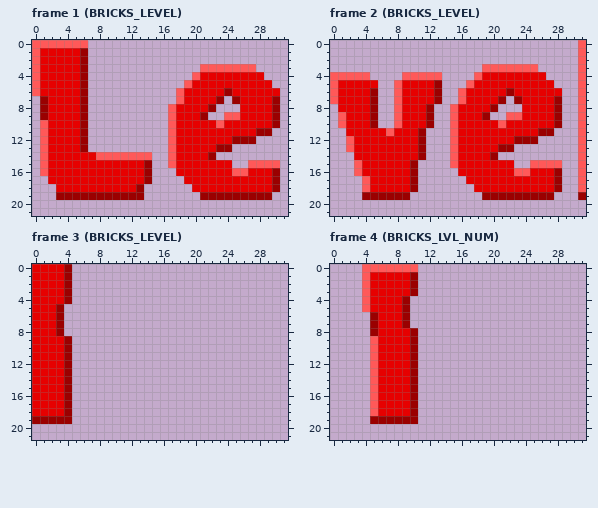
Pixel-art file, stored at resources/gfx/bricks_level.aseprite. The picture above is the old version.
32x32 pixels, 12 frames. Shown: frame 1 (BRICKS_LEVEL): x 0..31, y 0..21; frame 2 (BRICKS_LEVEL): x 0..31, y 0..21; frame 3 (BRICKS_LEVEL): x 0..31, y 0..21; frame 4 (BRICKS_LVL_NUM): x 0..31, y 0..21. The commit also changed other frames, which this record leaves out.
The same view after the edit:
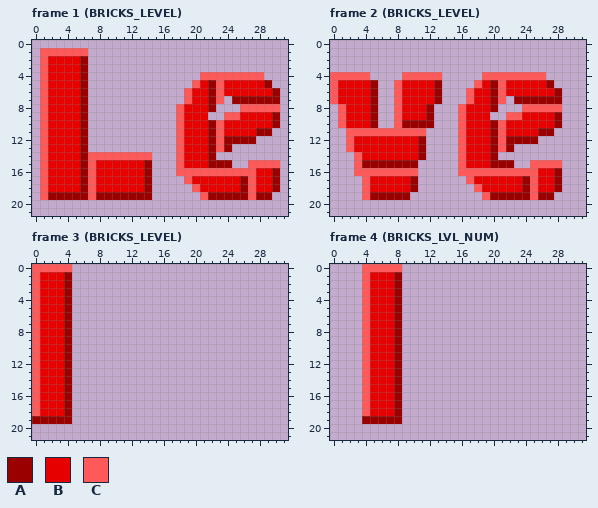
Palette (. is transparent): A #9a0000  B #e60000  C #ff5959
Diff:
--- frame 1 (BRICKS_LEVEL)
@@ x 0..31 @@
- 0 CCCCCCC.........................
- 1 CBBBBBA.........................
- 2 CBBBBBA.........................
- 3 CBBBBBA..............CCCCCCC....
- 4 CBBBBBA.............CBBBBBBBB...
- 5 CBBBBBA............CBBBBBBBBBB..
- 6 CBBBBBA...........CBBBBBABBBBBB.
- 7 .ABBBBA...........CBBBBA.ABBBBA.
- 8 .ABBBBA..........CBBBBA...BBBBA.
- 9 .ABBBBA..........CBBBA..CCBBBBA.
-10 .CBBBBA..........CBBBBBCBBBBBBA.
-11 .CBBBBA..........CBBBBBBBBBBAA..
-12 .CBBBBA..........CBBBBBBBAAA....
-13 .CBBBBA..........CBBBBBAA.......
-14 .CBBBBBBCCCCCCC..CBBBBA.........
-15 .CBBBBBBBBBBBBA..CBBBBBBB..CCCC.
-16 .CBBBBBBBBBBBBA...BBBBBBBCCBBBA.
-17 ..BBBBBBBBBBBBA....BBBBBBBBBBBA.
-18 ...BBBBBBBBBBA......BBBBBBBBBBA.
-19 ...AAAAAAAAAAA.......AAAAAAAAA..
+ 0 ................................
+ 1 .CCCCCC.........................
+ 2 .CBBBBA.........................
+ 3 .CBBBBA.........................
+ 4 .CBBBBA..............CCCCCCCC...
+ 5 .CBBBBA.............CBACBBBBBA..
+ 6 .CBBBBA............CBBACBBBBBBA.
+ 7 .CBBBBA............CBBAC.AAAAAA.
+ 8 .CBBBBA...........CBBBA...CCCCC.
+ 9 .CBBBBA...........CBBB..CCBBBBA.
+10 .CBBBBA...........CBBBACBBBBBBA.
+11 .CBBBBA...........CBBBACBBBBAA..
+12 .CBBBBA...........CBBBACAAAA....
+13 .CBBBBA...........CBBBACA.......
+14 .CBBBBACCCCCCCC...CBBBA.........
+15 .CBBBBACBBBBBBA...CBBBAAA..CCCC.
+16 .CBBBBACBBBBBBA...CCCCCCCCCCBBA.
+17 .CBBBBACBBBBBBA....CBBBBBBACBBA.
+18 .CBBBBACBBBBBBA.....CBBBBBACBBA.
+19 .CAAAAACAAAAAAA......CAAAAACAA..
 20 ................................
--- frame 2 (BRICKS_LEVEL)
@@ x 0..31 @@
- 0 ...............................C
- 1 ...............................C
- 2 ...............................C
- 3 ...................CCCCCCC.....C
- 4 CCCCC....CCCCC....CBBBBBBBB....C
- 5 CBBBBB..CBBBBA...CBBBBBBBBBB...C
- 6 CBBBBA..CBBBBA..CBBBBBABBBBBB..C
- 7 CBBBBA..CBBBBA..CBBBBA.ABBBBA..C
- 8 .BBBBA..CBBBA..CBBBBA...BBBBA..C
- 9 .CBBBA..CBBBA..CBBBA..CCBBBBA..C
-10 .CBBBA..CBBBA..CBBBBBCBBBBBBA..C
-11 ..BBBBBCBBBA...CBBBBBBBBBBAA...C
-12 ..CBBBBBBBBA...CBBBBBBBAAA.....C
-13 ..CBBBBBBBBA...CBBBBBAA........C
-14 ...BBBBBBBBA...CBBBBA..........C
-15 ...CBBBBBBA....CBBBBBBB..CCCC..C
-16 ...CBBBBBBA.....BBBBBBBCCBBBA..C
-17 ....CBBBBBA......BBBBBBBBBBBA..C
-18 ....CBBBBBA.......BBBBBBBBBBA..C
-19 ....AAAAAA.........AAAAAAAAA...A
+ 0 ................................
+ 1 ................................
+ 2 ................................
+ 3 ................................
+ 4 CCCCC....CCCCC.....CCCCCCCC.....
+ 5 CBBBBA..CBBBBA....CBACBBBBBA....
+ 6 CBBBBA..CBBBBA...CBBACBBBBBBA...
+ 7 CBBBBA..CBBBBA...CBBAC.AAAAAA...
+ 8 .CBBBA..CBBBA...CBBBA...CCCCC...
+ 9 .CBBBA..CBBBA...CBBB..CCBBBBA...
+10 .CBBBA..CAAAA...CBBBACBBBBBBA...
+11 ..CCCCCCCCCC....CBBBACBBBBAA....
+12 ..CBBBBBBBBA....CBBBACAAAA......
+13 ..CBBBBBBBBA....CBBBACA.........
+14 ...CBBBBBBBA....CBBBA...........
+15 ...CAAAAAAA.....CBBBAAA..CCCC...
+16 ...CCCCCCCC.....CCCCCCCCCCBBA...
+17 ....CBBBBBA......CBBBBBBACBBA...
+18 ....CBBBBBA.......CBBBBBACBBA...
+19 ....CAAAAA.........CAAAAACAA....
 20 ................................
--- frame 3 (BRICKS_LEVEL)
@@ x 0..6 @@
- 0 BBBBA..
- 1 BBBBA..
- 2 BBBBA..
- 3 BBBBA..
- 4 BBBBA..
- 5 BBBA...
- 6 BBBA...
- 7 BBBA...
- 8 BBBA...
- 9 BBBBA..
-10 BBBBA..
-11 BBBBA..
-12 BBBBA..
-13 BBBBA..
-14 BBBBA..
-15 BBBBA..
-16 BBBBA..
-17 BBBBA..
-18 BBBBA..
+ 0 CCCCC..
+ 1 CBBBA..
+ 2 CBBBA..
+ 3 CBBBA..
+ 4 CBBBA..
+ 5 CBBBA..
+ 6 CBBBA..
+ 7 CBBBA..
+ 8 CBBBA..
+ 9 CBBBA..
+10 CBBBA..
+11 CBBBA..
+12 CBBBA..
+13 CBBBA..
+14 CBBBA..
+15 CBBBA..
+16 CBBBA..
+17 CBBBA..
+18 CBBBA..
 19 AAAAA..
--- frame 4 (BRICKS_LVL_NUM)
@@ x 2..12 @@
- 0 ..CCCCCCC..
- 1 ..CBBBBBA..
- 2 ..CBBBBBA..
- 3 ..CBBBBBA..
- 4 ..CBBBBA...
- 5 ..CBBBBA...
- 6 ...ABBBA...
- 7 ...ABBBA...
- 8 ...ABBBBA..
- 9 ...CBBBBA..
-10 ...CBBBBA..
-11 ...CBBBBA..
-12 ...CBBBBA..
-13 ...CBBBBA..
-14 ...CBBBBA..
-15 ...CBBBBA..
-16 ...CBBBBA..
-17 ...CBBBBA..
-18 ...CBBBBA..
-19 ...AAAAAA..
+ 0 ..CCCCC....
+ 1 ..CBBBA....
+ 2 ..CBBBA....
+ 3 ..CBBBA....
+ 4 ..CBBBA....
+ 5 ..CBBBA....
+ 6 ..CBBBA....
+ 7 ..CBBBA....
+ 8 ..CBBBA....
+ 9 ..CBBBA....
+10 ..CBBBA....
+11 ..CBBBA....
+12 ..CBBBA....
+13 ..CBBBA....
+14 ..CBBBA....
+15 ..CBBBA....
+16 ..CBBBA....
+17 ..CBBBA....
+18 ..CBBBA....
+19 ..AAAAA....
 20 ...........
